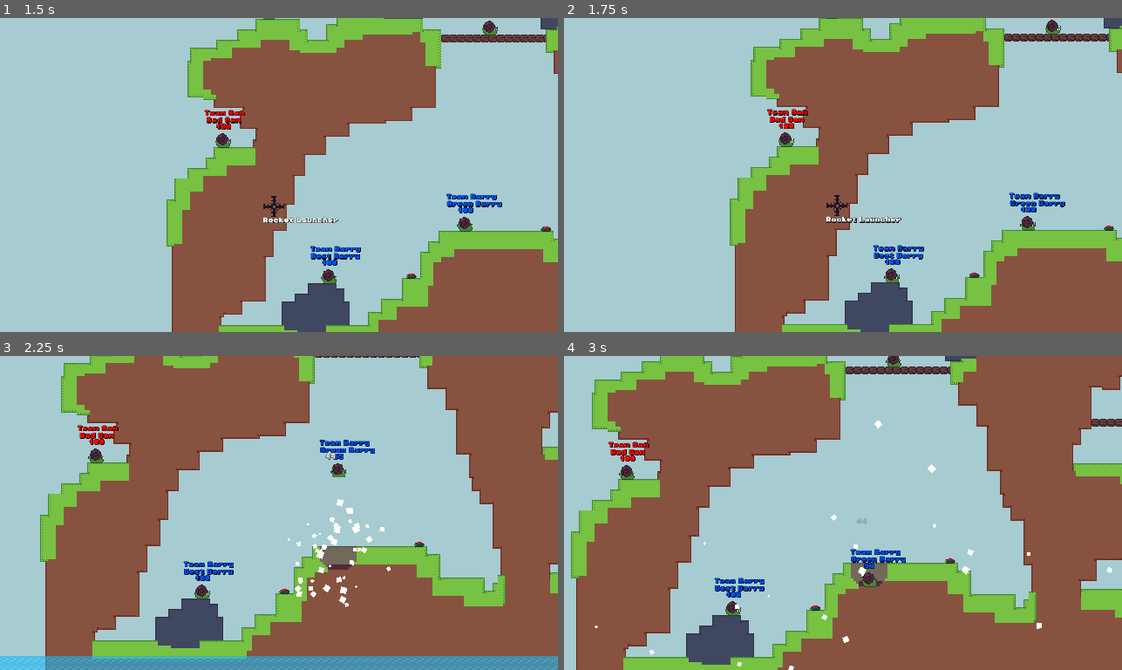
Above: before the commit, frames 1-4 (two rows, left to right).
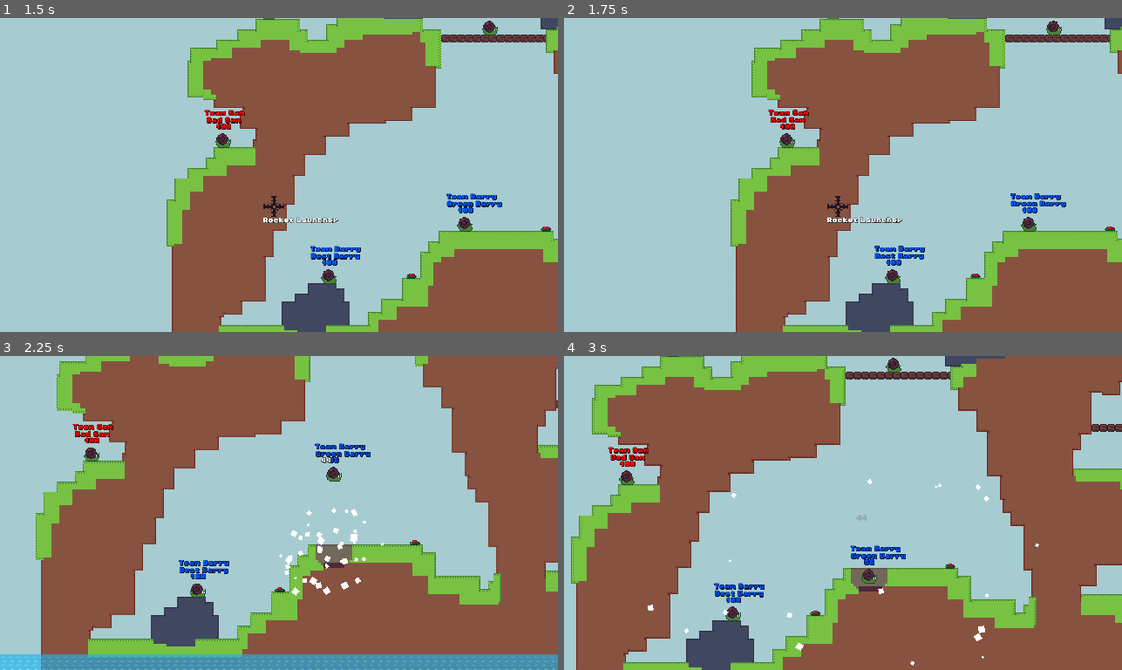
Above: after the commit, the same moments.

Repository: codingbanana21/Snail-Wars
Game: Godot game, scene res://scenes/game.tscn
The game is run twice, just before and just after one commit, with the same random seed, the same clock (stepped at 60 frames per second) and the same inputs.
Inputs (mouse positions are in pixels of both pictures, inside the frame that each line leads up to):
- Up to frame 1 (1.5 s): click "Map 1" at 0.5 s; tap Enter (skip) at 1.25 s; move the mouse to (306, 175) at 1.27 s; press the mouse at (306, 175) at 1.28 s; hold D (right) from 1.28 s (still down)
- Up to frame 2 (1.75 s): keep holding D (right); tap W (jump) at 1.52 s
- Up to frame 3 (2.25 s): keep holding D (right); move the mouse to (251, 513) at 2.02 s; release the mouse at (251, 513) at 2.03 s; click (251, 513) at 2.1 s
- Up to frame 4 (3 s): tap W (jump) at 2.27 s; move the mouse to (854, 506) at 2.77 s; release D (right) at 2.78 s; press the mouse at (854, 506) at 2.78 s; hold A (left) from 2.78 s (still down); tap Mouse wheel down (last_weapon) at 2.85 s

Frame 1 is identical in both runs. In frame 2, 4.2% of the frame differs, in the area x 29-100%, y 0-100%; in frame 3, 11%, in the area x 0-100%, y 0-100%; in frame 4, 10%.

Commit message:
Small fixs

Diff:
--- a/project.godot
+++ b/project.godot
@@ -39,7 +39,6 @@
 attack={
 "deadzone": 0.2,
 "events": [Object(InputEventMouseButton,"resource_local_to_scene":false,"resource_name":"","device":-1,"window_id":0,"a …(257 unchanged characters)…
-, Object(InputEventKey,"resource_local_to_scene":false,"resource_name":"","device":-1,"window_id":0,"alt_pressed":false,"shift_pressed":false,"ctrl_pressed":false,"meta_pressed":false,"pressed":false,"keycode":0,"physical_keycode":32,"key_label":0,"unicode":32,"location":0,"echo":false,"script":null)
 ]
 }
 left={
@@ -74,12 +73,14 @@
 "deadzone": 0.2,
 "events": [Object(InputEventMouseButton,"resource_local_to_scene":false,"resource_name":"","device":-1,"window_id":0,"a …(258 unchanged characters)…
 , Object(InputEventKey,"resource_local_to_scene":false,"resource_name":"","device":-1,"window_id":0,"alt_pressed":false …(183 unchanged characters)…
+, Object(InputEventKey,"resource_local_to_scene":false,"resource_name":"","device":-1,"window_id":0,"alt_pressed":false,"shift_pressed":false,"ctrl_pressed":false,"meta_pressed":false,"pressed":false,"keycode":0,"physical_keycode":4194324,"key_label":0,"unicode":0,"location":0,"echo":false,"script":null)
 ]
 }
 last_weapon={
 "deadzone": 0.2,
 "events": [Object(InputEventMouseButton,"resource_local_to_scene":false,"resource_name":"","device":-1,"window_id":0,"a …(259 unchanged characters)…
 , Object(InputEventKey,"resource_local_to_scene":false,"resource_name":"","device":-1,"window_id":0,"alt_pressed":false …(183 unchanged characters)…
+, Object(InputEventKey,"resource_local_to_scene":false,"resource_name":"","device":-1,"window_id":0,"alt_pressed":false,"shift_pressed":false,"ctrl_pressed":false,"meta_pressed":false,"pressed":false,"keycode":0,"physical_keycode":4194323,"key_label":0,"unicode":0,"location":0,"echo":false,"script":null)
 ]
 }
 
--- a/projectiles/bomb.tscn
+++ b/projectiles/bomb.tscn
@@ -7,12 +7,11 @@
 radius = 5.0
 
 [node name="Bomb" unique_id=791496552 instance=ExtResource("1_8u238")]
-damage = 12.0
+damage = 12
 size = 5
 knockback = 200
 projectile_hp = 5
 spawn = true
-hit_stun_time = 0.05
 
 [node name="Image" parent="." index="0" unique_id=2045045234]
 texture = ExtResource("2_3xfjl")
--- a/projectiles/projectile.tscn
+++ b/projectiles/projectile.tscn
@@ -34,5 +34,4 @@
 [node name="HitTimer" type="Timer" parent="." unique_id=1294282225]
 one_shot = true
 
-[connection signal="body_entered" from="DetectBox" to="." method="_on_detect_box_body_entered"]
 [connection signal="timeout" from="ExplosionTimer" to="." method="_on_explosion_timer_timeout"]
--- a/projectiles/pumkin_grenade.tscn
+++ b/projectiles/pumkin_grenade.tscn
@@ -7,13 +7,13 @@
 radius = 4.0
 
 [sub_resource type="CircleShape2D" id="CircleShape2D_upu3b"]
-radius = 6.0
+radius = 5.0
 
 [node name="PumkinGrenade" unique_id=791496552 instance=ExtResource("1_upu3b")]
-damage = 3.0
+damage = 1
 size = 4
 knockback = 600
-projectile_hp = -1
+projectile_hp = 50
 timer = 5.0
 bounce = true
 spawn = true
--- a/scripts/Mouse.gd
+++ b/scripts/Mouse.gd
@@ -8,13 +8,13 @@
 
 var moving: bool = false
 var shake_amount: float = 0.0
-var weapon_left: String
+var weapon_left: int
 var weapon: int
 
 
 func _process(delta: float) -> void:
-	if int(weapon_left) >= 0:
-		weapon_label.text = WEAPONS[weapon]+" "+weapon_left
+	if weapon_left >= 0:
+		weapon_label.text = WEAPONS[weapon]+" "+str(weapon_left)
 	else:
 		weapon_label.text = WEAPONS[weapon]
 
--- a/scripts/map.gd
+++ b/scripts/map.gd
@@ -10,8 +10,14 @@
 	Globals.next_player()
 
 
-func remove_tile(tile_position: Vector2):
-	var map_tile = map.get_cell_atlas_coords(tile_position)
+func explode_tile(target_position: Vector2, power: int):
+	var tile_position: Vector2 = round(target_position / 4.0)
+	var explosion_accuracy: float = PI * 2
 
-	if map_tile.y < 3:
-		map.set_cell(tile_position, 0, map_tile + Vector2i(0, 3))
+	for explosion_size in range(power):
+		for number in range(explosion_accuracy * 8 * explosion_size):
+			var tile = tile_position + Vector2(sin(number / explosion_accuracy) * explosion_size, cos(number / explosion_accuracy) * explosion_size)
+			var tile_type = map.get_cell_atlas_coords(tile)
+
+			if tile_type.y < 3:
+				map.set_cell(tile, 0, tile_type + Vector2i(0, 3))
--- a/scripts/player.gd
+++ b/scripts/player.gd
@@ -17,16 +17,16 @@
 @export var team_name: String
 @export var team_color: Color
 
-const SPEED: float = 6.0
-const JUMP: Vector2 = Vector2(90, -350.0)
-const PLAYER_GRAVITY: float = 30.0
+const SPEED: int = 6
+const JUMP: Vector2 = Vector2(90, -350)
+const PLAYER_GRAVITY: int = 30
 const WEAPONS: Array[String] = ["rocket", "grenade", "drill", "bomb", "air_strike", "drill_strike", "tnt", "pumkin_grenade", "destroyer_of_games"]
 const NAMES: Array[String] = ["","Good", "Bad", "Cool", "Best", "Dumb", "Not", "Dead", "Red", "Blue", "Green"]
 
 var projectile_speed: float = 0.0
-var hp: float = 100.0
+var hp: int = 100
 var weapon: int = 0
-var dir: float = 0
+var dir: int = 0
 var player_turn_part: int = 0
 var dead: bool = false
 
@@ -39,8 +39,7 @@
 	hp_label.modulate = team_color
 
 	if Globals.players_in_team <= player_number or Globals.number_of_teams <= team_number:
-		global_position.y = -10000
-		hp = 0
+		die()
 
 
 func _process(delta: float) -> void:
@@ -87,15 +86,13 @@
 					weapon = 8
 
 			weapon %= 9
-			Mouse.weapon_left = str(Globals.teams_weapons[team_number][weapon])
+			Mouse.weapon_left = Globals.teams_weapons[team_number][weapon]
 			Mouse.weapon = weapon
 
 		if (Input.is_action_just_released("attack") or projectile_speed >= 10.0) and Globals.teams_weapons[team_number][weapon] != 0:
 			Input.action_release("attack")
 			shot_projectile("res://projectiles/"+WEAPONS[weapon]+".tscn", global_position)
 			Globals.teams_weapons[team_number][weapon] -= 1
-			projectile_speed = 0.0
-			shot_bar.value = 0
 			player_turn_part = 2
 			Mouse.hide()
 
@@ -137,13 +134,16 @@
 	new_projectile.speed *= projectile_speed
 	call_deferred("add_child", new_projectile)
 
+	projectile_speed = 0.0
+	shot_bar.value = 0
 
-func damage(hurt_damage: float):
+
+func damage(hurt_damage: int):
 	hp -= hurt_damage
-	hp_label.text = str(int(hp))
+	hp_label.text = str(hp)
 
 	var hit_text: Label = load("res://scenes/hit_text.tscn").instantiate()
-	hit_text.text = str(int(hurt_damage))
+	hit_text.text = str(hurt_damage)
 	add_child(hit_text)
 
 	if player_turn_part != 0 and hp < 1:
@@ -158,16 +158,22 @@
 		next_player_timer.start(3.0)
 
 
+func die():
+	dead = true
+	set_physics_process(false)
+	global_position.y = -10000
+
+
 func next_player():
 	if hp < 1 and !dead:
-		dead = true
 		shot_projectile("res://projectiles/snail.tscn", global_position)
-		set_physics_process(false)
-		global_position.y = -10000
+		die()
 
 	if Globals.player_turn == player_number and team_number == Globals.team_turn:
 		player_turn_part = 1
-		Mouse.global_position = global_position
+
+		if !dead:
+			Mouse.global_position = global_position
 
 
 func _on_next_player_timer_timeout() -> void:
--- a/scripts/projectile.gd
+++ b/scripts/projectile.gd
@@ -5,18 +5,18 @@
 @onready var explosion_timer: Timer = $ExplosionTimer
 @onready var hit_timer: Timer = $HitTimer
 
-@export var damage: float = 45
+@export var damage: int = 45
 @export var size: int = 8
 @export var knockback: int = 800
-@export var speed: float = 60.0
+@export var speed: int = 60
 @export var gravity: int = 500
 @export var projectile_hp: int = 1
+@export var hit_stun_time: float = 0.05
 @export var timer: float = 3.0
 @export var bounce: bool = false
 @export var spawn_at_mouse: bool = false
 @export var not_players: bool = false
 @export var spawn: bool = false
-@export var hit_stun_time: float = 0.0
 @export var spawn_type: String = "fragment"
 
 
@@ -35,14 +35,18 @@
 
 
 func _physics_process(delta: float) -> void:
+	if global_position.y >= 200:
+		explode(true)
+		return
+
+	if len(detect_box.get_overlapping_bodies()) > 0:
+		explode()
+
 	if !hit_timer.is_stopped():
 		return
 
 	if !not_players:
 		Mouse.global_position = global_position
-
-	if global_position.y >= 200:
-		explode(true)
 
 	velocity.y += gravity * delta
 	rotation = velocity.angle()
@@ -61,11 +65,9 @@
 
 func explode(end_explode: bool = false):
 	projectile_hp -= 1
+	hit_timer.start(hit_stun_time)
+	Mouse.shake(damage / 5.0)
 
-	if hit_stun_time > 0:
-		hit_timer.start(hit_stun_time)
-
-	Mouse.shake(damage / 5.0)
 	var hit_particle: GPUParticles2D = load("res://scenes/hit_particle.tscn").instantiate()
 	hit_particle.global_position = global_position
 	hit_particle.emitting = true
@@ -86,24 +88,16 @@
 			Mouse.global_position = get_parent().global_position
 
 	# destroy map
-	var tile_position: Vector2 = round(global_position / 4.0)
-	var explosion_accuracy: float = PI * 2
-	for explosion_size in range(size):
-		for number in range(explosion_accuracy * 8 * explosion_size):
-			get_tree().current_scene.remove_tile(tile_position + Vector2(sin(number / explosion_accuracy) * explosion_size, cos(number / explosion_accuracy) * explosion_size))
+	get_tree().current_scene.explode_tile(global_position, size)
 
 	# hit players
 	for player: Player in get_tree().get_nodes_in_group("Player"):
 		var dis_to: float = global_position.distance_to(player.global_position)
 		if dis_to < (4.0 * size):
 			var hit_power: float = clampf(16.0 / dis_to, 0.01, 1.0)
-			player.damage(hit_power * damage)
+			player.damage(int(hit_power * damage))
 			player.velocity = -transform.x * hit_power * knockback
 
 
 func _on_explosion_timer_timeout() -> void:
 	explode(true)
-
-
-func _on_detect_box_body_entered(body: Node2D) -> void:
-	explode()
